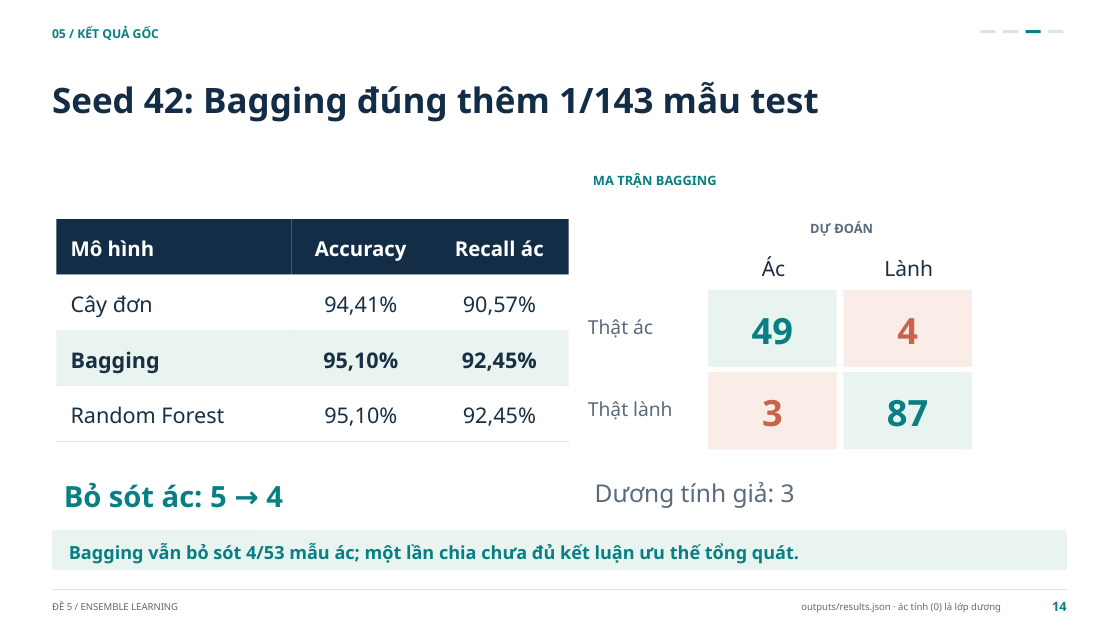
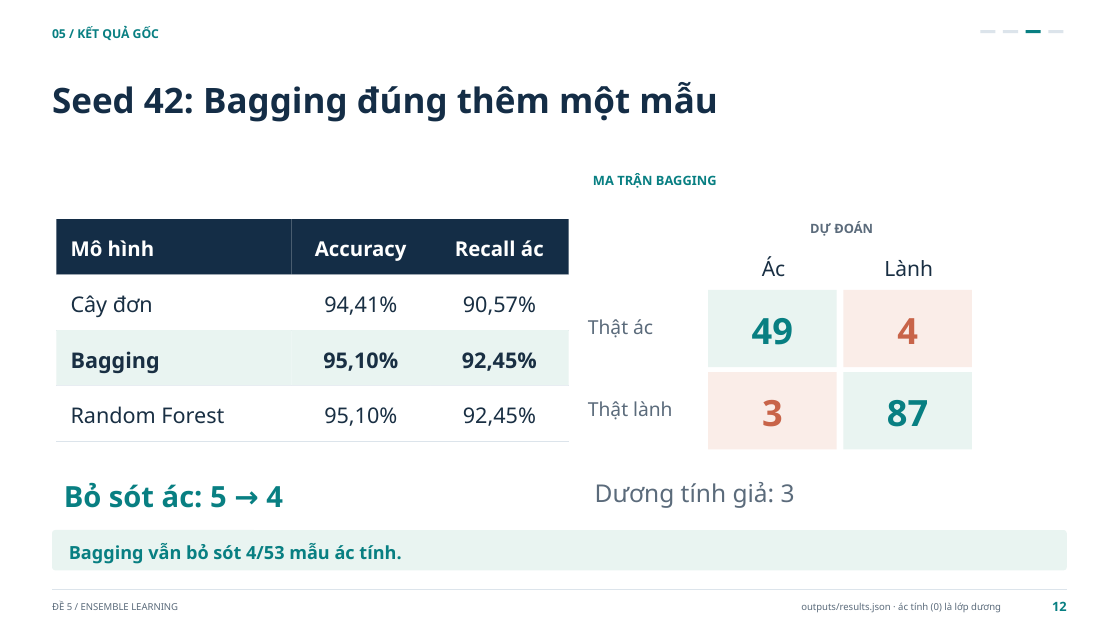
Before and after one commit to Huyngaongow/hocmaygk, a slide deck: slide 12 of De_5_Ensemble_Learning.pptx (slide 14 before the commit). Drawn at 1120x630 pixels with LibreOffice and Linux fonts; fonts in the diff are those of the drawing. Boxes give left, top, right and bottom in pixels: in the first picture for what was removed or moved away, otherwise in the second. Text is boxed around its words. In the diff, an @@ line names an element or a change of style, - is before the commit and + after.

```diff
--- a/De_5_Ensemble_Learning.pptx
+++ b/De_5_Ensemble_Learning.pptx
@@ text at bbox=[52, 82, 717, 122]: text changed @@
-Seed 42: Bagging đúng thêm 1/143 mẫu test
+Seed 42: Bagging đúng thêm một mẫu
@@ text at bbox=[69, 543, 401, 564]: text changed @@
-Bagging vẫn bỏ sót 4/53 mẫu ác; một lần chia chưa đủ kết luận ưu thế tổng quát.
+Bagging vẫn bỏ sót 4/53 mẫu ác tính.
@@ text at bbox=[1052, 601, 1067, 611]: text changed @@
-14
+12
```
Also in this commit, not shown: 21 other slides changed, 3 slides removed, 7 other files.
